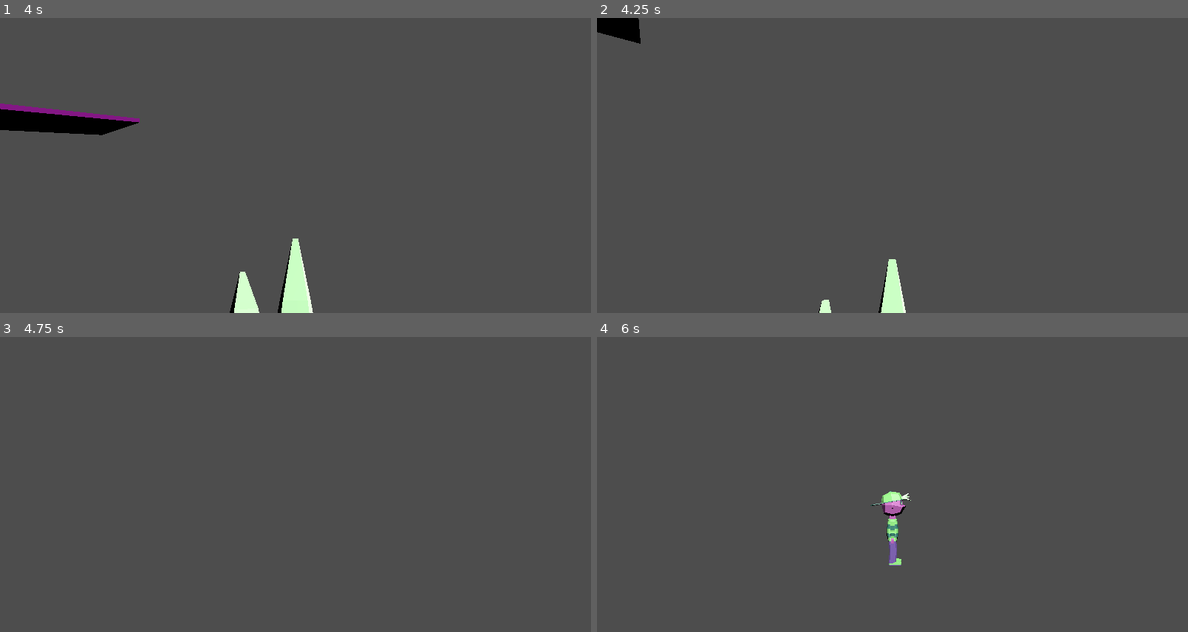
Above: before the commit, frames 1-4 (two rows, left to right).
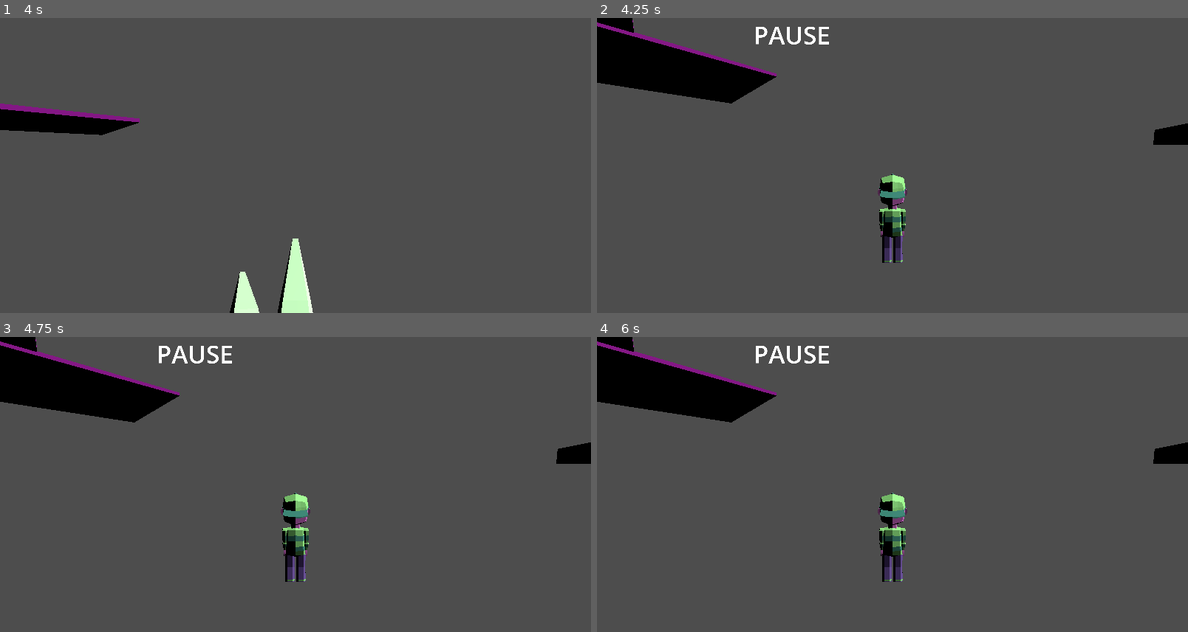
Above: after the commit, the same moments.

Repository: b4k4kozmo/KatsuBoy3D
Game: Godot game, scene res://Main.tscn
The game is run twice, just before and just after one commit, with the same random seed, the same clock (stepped at 60 frames per second) and the same inputs.
Inputs (mouse positions are in pixels of both pictures, inside the frame that each line leads up to):
- Up to frame 1 (4 s): tap Enter at 0.5 s; move the mouse to (325, 165) at 0.52 s; hold Shift (run) 0.53-1.28 s; hold W (move_forward) from 0.53 s (still down); tap Space (jump) at 0.77, 1.07, 1.52, 1.82, 2.3, 2.85, 3.02, 3.32, 3.77 s; tap = (zoom_in) at 0.8, 1.35, 3.8 s; move the mouse to (265, 165) at 1.27 s; tap - (zoom_out) at 1.55 s; move the mouse to (307, 159) at 2.02 s; hold - (zoom_out) 2.03-2.78 s; move the mouse to (289, 171) at 2.77 s; tap Shift (run) at 3.05 s; move the mouse to (336, 168) at 3.52 s; hold Shift (run) from 3.53 s (still down)
- Up to frame 2 (4.25 s): keep holding W (move_forward); keep holding Shift (run); tap Space (jump) at 4.07 s; tap P (pause, bound only after the commit) at 4.15 s
- Up to frame 3 (4.75 s): keep holding W (move_forward); move the mouse to (248, 481) at 4.27 s; release Shift (run) at 4.28 s; tap = (zoom_in) at 4.35 s; tap Space (jump) at 4.52 s; tap - (zoom_out) at 4.55 s
- Up to frame 4 (6 s): tap Space (jump) at 4.82, 5, 5.3 s; move the mouse to (898, 484) at 5.02 s; hold - (zoom_out) 5.03-5.78 s; tap Enter at 5.75 s; move the mouse to (868, 478) at 5.77 s; release W (move_forward) at 5.78 s; hold D (move_right) from 5.78 s (still down); tap Shift (run) at 5.85 s

Frame 1 is identical in both runs. In frame 2, 6.9% of the frame differs, in the area x 0-100%, y 0-100%; in frame 3, 6.6%; in frame 4, 6.6%.

Commit message:
Pause added
pause screen added that stops movement of player and camera

Diff:
--- a/Main.tscn
+++ b/Main.tscn
@@ -1,6 +1,7 @@
-[gd_scene load_steps=5 format=3 uid="uid://bm0xtp5kknpig"]
+[gd_scene load_steps=6 format=3 uid="uid://bm0xtp5kknpig"]
 
 [ext_resource type="PackedScene" uid="uid://d2r0vwmkgn62w" path="res://Player/Player.tscn" id="1_cbqnw"]
+[ext_resource type="PackedScene" uid="uid://bf0t5wyx65krj" path="res://Pause.tscn" id="2_xpdkv"]
 
 [sub_resource type="BoxShape3D" id="BoxShape3D_frqal"]
 size = Vector3(120, 2, 120)
@@ -68,3 +69,8 @@
 [node name="DirectionalLight3D" type="DirectionalLight3D" parent="."]
 transform = Transform3D(0.9242, 0.0589846, 0.377328, -0.321046, 0.655099, 0.683941, -0.206845, -0.753237, 0.624379, 0.528847, 8.36707, 61.8775)
 light_energy = 3.0
+
+[node name="CanvasLayer" parent="." instance=ExtResource("2_xpdkv")]
+
+[connection signal="gameNotPaused" from="CanvasLayer" to="Player" method="_on_canvas_layer_game_not_paused"]
+[connection signal="gamePaused" from="CanvasLayer" to="Player" method="_on_canvas_layer_game_paused"]
--- /dev/null
+++ b/Pause.gd
@@ -0,0 +1,22 @@
+extends CanvasLayer
+var isPaused: bool
+signal gamePaused
+signal gameNotPaused
+
+
+# Called when the node enters the scene tree for the first time.
+func _ready():
+	hide()
+
+
+# Called every frame. 'delta' is the elapsed time since the previous frame.
+func _process(_delta):
+	if Input.is_action_just_pressed("pause"):
+		if not isPaused:
+			show()
+			isPaused = true
+			gamePaused.emit()
+		else:
+			hide()
+			isPaused = false
+			gameNotPaused.emit()
--- /dev/null
+++ b/Pause.tscn
@@ -0,0 +1,17 @@
+[gd_scene load_steps=2 format=3 uid="uid://bf0t5wyx65krj"]
+
+[ext_resource type="Script" path="res://Pause.gd" id="1_5hq45"]
+
+[node name="Pause" type="CanvasLayer"]
+script = ExtResource("1_5hq45")
+
+[node name="RichTextLabel" type="RichTextLabel" parent="."]
+anchors_preset = 5
+anchor_left = 0.5
+anchor_right = 0.5
+offset_left = -565.0
+offset_right = 565.0
+offset_bottom = 626.0
+grow_horizontal = 2
+theme_override_font_sizes/normal_font_size = 100
+text = "PAUSE"
--- a/Player/CameraController.gd
+++ b/Player/CameraController.gd
@@ -12,28 +12,29 @@
 	global_position = $"..".global_position
 
 func _input(event):
-	if event is InputEventMouse:
-		# xRot is clamped so we dont put the camera under the floor
-		var xRot = clamp(rotation.x - event.relative.y / 1000 * sensitivity, -.5, 0.25)
-		# yRot is not clamped so we can rotate the camera 360 degrees
-		var yRot = rotation.y - event.relative.x / 1000 * sensitivity
-		# we do not want to rotate along the Z axis so we set x to 0
-		rotation = Vector3(xRot, yRot, 0)
-		#this is only needed to display mouse motion in the debug menu
-		#print_debug(event)
+	if not $"..".playerPaused:
+		if event is InputEventMouse:
+			# xRot is clamped so we dont put the camera under the floor
+			var xRot = clamp(rotation.x - event.relative.y / 1000 * sensitivity, -.5, 0.25)
+			# yRot is not clamped so we can rotate the camera 360 degrees
+			var yRot = rotation.y - event.relative.x / 1000 * sensitivity
+			# we do not want to rotate along the Z axis so we set x to 0
+			rotation = Vector3(xRot, yRot, 0)
+			#this is only needed to display mouse motion in the debug menu
+			#print_debug(event)
 
-	if event is InputEventMouseButton:
-		if event.button_index == 5:
+		if event is InputEventMouseButton:
+			if event.button_index == 5:
+				if $SpringArm3D.spring_length < maxZoom:
+					$SpringArm3D.spring_length += 0.1
+			if event.button_index == 4:
+				if $SpringArm3D.spring_length > minZoom:
+					$SpringArm3D.spring_length -= 0.1
+
+		# test input for track pad usint - and =
+		if Input.is_action_pressed("zoom_out"):
 			if $SpringArm3D.spring_length < maxZoom:
-				$SpringArm3D.spring_length += 0.1
-		if event.button_index == 4:
+				$SpringArm3D.spring_length += 0.5
+		if Input.is_action_pressed("zoom_in"):
 			if $SpringArm3D.spring_length > minZoom:
-				$SpringArm3D.spring_length -= 0.1
-
-	# test input for track pad usint - and =
-	if Input.is_action_pressed("zoom_out"):
-		if $SpringArm3D.spring_length < maxZoom:
-			$SpringArm3D.spring_length += 0.5
-	if Input.is_action_pressed("zoom_in"):
-		if $SpringArm3D.spring_length > minZoom:
-			$SpringArm3D.spring_length -= 0.5
+				$SpringArm3D.spring_length -= 0.5
--- a/Player/Player.gd
+++ b/Player/Player.gd
@@ -4,49 +4,59 @@
 var run_speed = speed * 2
 @export var jump_impulse = 33
 @export var fall_acceleration = 50
+var playerPaused: bool = false
 
 var target_velocity = Vector3.ZERO
 
 
 func _physics_process(delta):
-	# create a locakl variable to store input direction
-	var direction = Vector3.ZERO
-	# get camera direction
-	var hRot =$CameraController.transform.basis.get_euler().y
-	# check for each move input and update the direction accordingly
-	if Input.is_action_pressed("move_right"):
-		direction.x += 1
-	if Input.is_action_pressed("move_left"):
-		direction.x -= 1
+	if not playerPaused:
+		# create a locakl variable to store input direction
+		var direction = Vector3.ZERO
+		# get camera direction
+		var hRot =$CameraController.transform.basis.get_euler().y
+		# check for each move input and update the direction accordingly
+		if Input.is_action_pressed("move_right"):
+			direction.x += 1
+		if Input.is_action_pressed("move_left"):
+			direction.x -= 1
 
-	# x and z are the ground plane in 3D
-	if Input.is_action_pressed("move_back"):
-		direction.z += 1
-	if Input.is_action_pressed("move_forward"):
-		direction.z -= 1
+		# x and z are the ground plane in 3D
+		if Input.is_action_pressed("move_back"):
+			direction.z += 1
+		if Input.is_action_pressed("move_forward"):
+			direction.z -= 1
 
-	if direction != Vector3.ZERO:
-		# this line of code gets diretion relative to the camera direction
-		direction = direction.rotated(Vector3.UP, hRot).normalized()
-		$Pivot.look_at(position + direction, Vector3.UP)
+		if direction != Vector3.ZERO:
+			# this line of code gets diretion relative to the camera direction
+			direction = direction.rotated(Vector3.UP, hRot).normalized()
+			$Pivot.look_at(position + direction, Vector3.UP)
 
 
 
-	# Ground velocity
-	if Input.is_action_pressed("run"):
-		target_velocity.x = direction.x * run_speed
-		target_velocity.z = direction.z * run_speed
-	else:
-		target_velocity.x = direction.x * speed
-		target_velocity.z = direction.z * speed
-	# Vertical velocity
-	if not is_on_floor(): # if in the air fall to the floor (gravity)
-		target_velocity.y = target_velocity.y - (fall_acceleration * delta)
+		# Ground velocity
+		if Input.is_action_pressed("run"):
+			target_velocity.x = direction.x * run_speed
+			target_velocity.z = direction.z * run_speed
+		else:
+			target_velocity.x = direction.x * speed
+			target_velocity.z = direction.z * speed
+		# Vertical velocity
+		if not is_on_floor(): # if in the air fall to the floor (gravity)
+			target_velocity.y = target_velocity.y - (fall_acceleration * delta)
 
-	# moving the character
-	velocity = target_velocity
-	move_and_slide()
+		# moving the character
+		velocity = target_velocity
+		move_and_slide()
 
-	# jumping
-	if is_on_floor() and Input.is_action_just_pressed("jump"):
-		target_velocity.y = jump_impulse
+		# jumping
+		if is_on_floor() and Input.is_action_just_pressed("jump"):
+			target_velocity.y = jump_impulse
+
+
+func _on_canvas_layer_game_paused():
+	playerPaused = true
+
+
+func _on_canvas_layer_game_not_paused():
+	playerPaused = false
--- a/project.godot
+++ b/project.godot
@@ -66,3 +66,8 @@
 "events": [Object(InputEventKey,"resource_local_to_scene":false,"resource_name":"","device":-1,"window_id":0,"alt_pressed":false,"shift_pressed":false,"ctrl_pressed":false,"meta_pressed":false,"pressed":false,"keycode":0,"physical_keycode":45,"key_label":0,"unicode":45,"echo":false,"script":null)
 ]
 }
+pause={
+"deadzone": 0.5,
+"events": [Object(InputEventKey,"resource_local_to_scene":false,"resource_name":"","device":-1,"window_id":0,"alt_pressed":false,"shift_pressed":false,"ctrl_pressed":false,"meta_pressed":false,"pressed":false,"keycode":0,"physical_keycode":80,"key_label":0,"unicode":112,"echo":false,"script":null)
+]
+}
